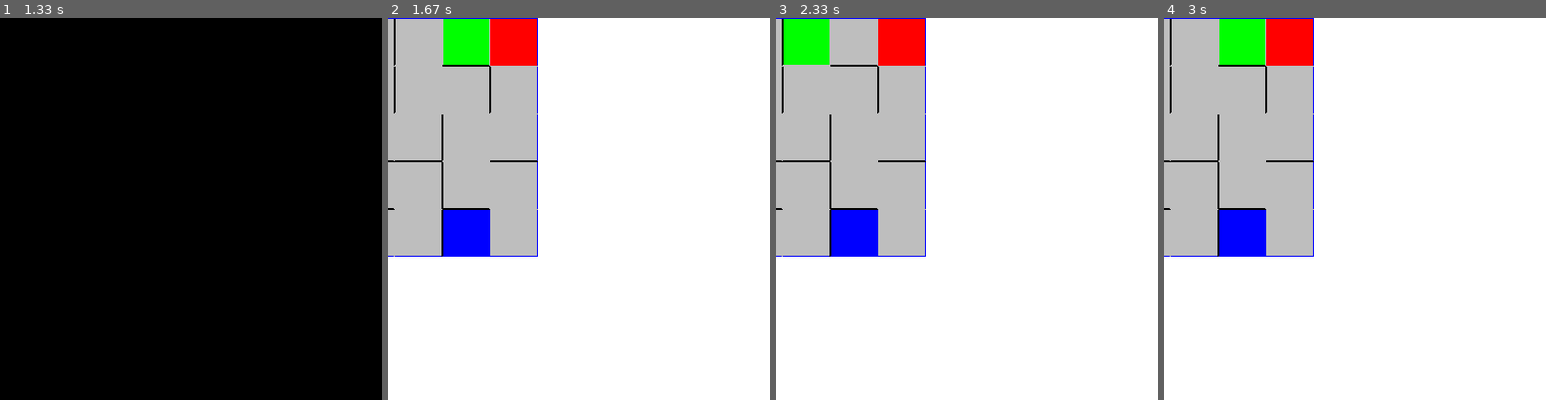
Above: before the commit, frames 1-4 (left to right).
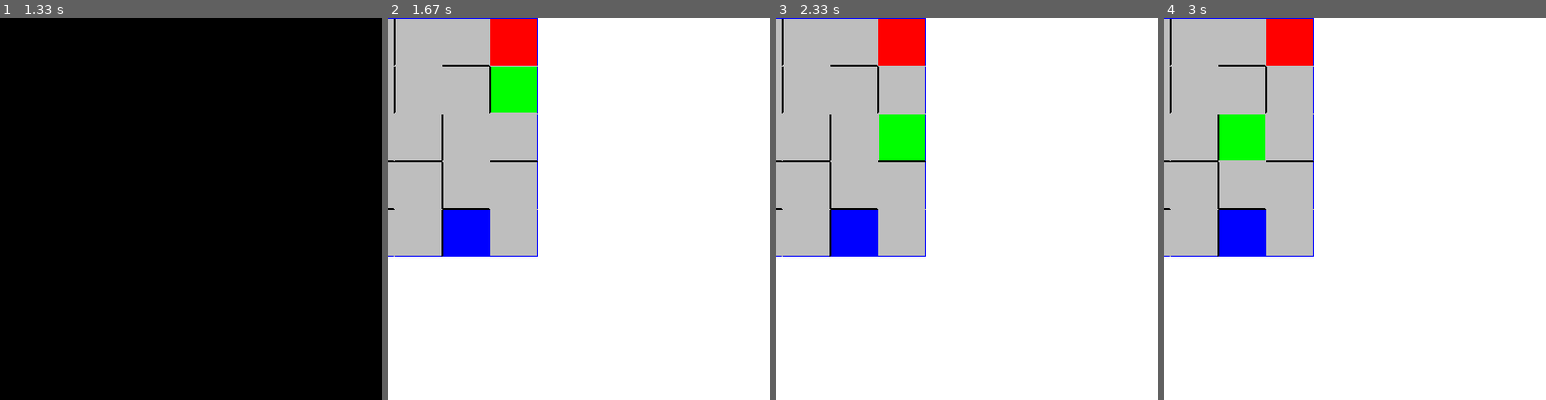
Above: after the commit, the same moments.

Repository: Rhapsody0128/python_AI_mazeGame
Game: pygame game, started from main.py
Two runs of this game, one before a commit and one after it. Both use one fixed random seed, a clock stepped at 60 frames per second and the inputs below.
Inputs:
- Up to frame 1 (1.33 s): no input
- Up to frame 2 (1.67 s): no input
- Up to frame 3 (2.33 s): no input
- Up to frame 4 (3 s): no input
The pictures show only the part of the screen within x 12-62%, y 0-50%; the shares and areas given below are measured in that part.

Frame 1 is identical in both runs. In frame 2, 2.9% of the frame differs, in the area x 14-39%, y 0-25%; in frame 3, 2.9%; in frame 4, 2.9%.

Commit message:
QlearningFin

Diff:
--- a/Qlearning.py
+++ b/Qlearning.py
@@ -1,64 +1,65 @@
 class Qnode():
-  def __init__(self,x,y):
-    self.point = [0,0,0,0]
-    self.position = [x,y]
-    self.Qvalue = 0
-  def getBestWay(self):
-    best = self.point[0]
-    bestWay = 0
-    for i in range(4):
-      if self.point[i] != None:
-        if self.point[i] > best:
-          best = self.point[i]
-          bestWay = i
-    return bestWay
+	def __init__(self,x,y):
+		self.Qvalue = [0,0,0,0]
+		self.position = [x,y]
 
-  def getQvalue(self):
-    value = 0
-    for num in self.point:
-      if num != None:
-        value += num
-    return self.Qvalue + value
+	def getBestWay(self):
+		best = self.Qvalue[0]
+		bestWay = 0
+		print(self.Qvalue)
+		for i in range(4):
+			if self.Qvalue[i] >= best:
+				best = self.Qvalue[i]
+				bestWay = i
+		return bestWay
 
-  def allExplored(self):
-    hasExplored = True
-    for num in self.point:
-      if num == 0:
-        hasExplored = False
-    return hasExplored
+	def allExplored(self):
+		hasExplored = True
+		for num in self.Qvalue:
+			if num == 0:
+				hasExplored = False
+		return hasExplored
 
-  def getNotExplore(self):
-    notExplore = []
-    for i in range(4):
-      if self.point[i] == 0:
-        notExplore.append(i)
-    return notExplore
+	def getNotExplore(self):
+		notExplore = []
+		for i in range(4):
+			if self.Qvalue[i] == 0:
+				notExplore.append(i)
+		return notExplore
+class Qtable ():
+	def __init__(self,size):
+		self.table = []
+		self.route = []
+		self.attenuationRate = 0.9
+		self.createQtable(size)
 
+	def record(self,qnode,direction):
+		self.route.insert(0,[qnode,direction])
 
-class Qtable ():
-  def __init__(self,size):
-    self.table = []
-    self.route = []
-    self.createQtable(size)
+	def settle(self,reward):
+		reward = reward
+		print('結算')
+		for qtable in self.route:
+			print(qtable[0].Qvalue[qtable[1]])
+			qtable[0].Qvalue[qtable[1]] = reward
+			reward *= self.attenuationRate
+		self.route = []
 
-  def record(self,qnode,direction,nextQnode):
-    qnode.point[direction] = nextQnode.getQvalue()*0.8
+	def getQnode(self,position):
+		return self.table[position[0]][position[1]]
 
-  def getQnode(self,position):
-    return self.table[position[0]][position[1]]
-
-  def createQtable(self,size):
-    for i in range(size):
-      row = []
-      for j in range(size):
-        qnode = Qnode(i,j)
-        if i == 0 :
-          qnode.point[0] = None
-        if j == 0 :
-          qnode.point[3] = None
-        if i == size-1:
-          qnode.point[2] = None
-        if j == size-1:
-          qnode.point[1] = None
-        row.append(qnode)
-      self.table.append(row)
+	def createQtable(self,size):
+		for i in range(size):
+			row = []
+			for j in range(size):
+				qnode = Qnode(i,j)
+				if i == 0 :
+					qnode.Qvalue[0] = -1
+				if j == 0 :
+					qnode.Qvalue[3] = -1
+				if i == size-1:
+					qnode.Qvalue[2] = -1
+				if j == size-1:
+					qnode.Qvalue[1] = -1
+				row.append(qnode)
+			self.table.append(row)
--- a/main.py
+++ b/main.py
@@ -5,12 +5,6 @@
 from pygame.locals import QUIT
 import random
 import tkinter as tk
-
-
-
-
-
-
 
 class MazeGame():
 	def __init__(self):
--- /dev/null
+++ b/test.py
@@ -0,0 +1,6 @@
+i = []
+i.insert(0,[3,'asd'])
+i.insert(0,['asd','asd'])
+i.insert(0,[1,True])
+i.insert(0,[4,'asd'])
+print(i)
--- a/walker.py
+++ b/walker.py
@@ -29,10 +29,13 @@
 
 			newNode = RouteNode(self.node,nextPosition)
 			self.node = newNode
+
 			self.action()
 			self.colorGrid(self.position,self.maze.getGrid(self.position).color)
+
 			self.position = self.getNextPosition()
 			self.colorGrid(self.position,'green')
+
 			self.step += 1
 			self.maze.getGrid(self.position).visit += 1
 			self.blocked = 0
@@ -188,7 +191,7 @@
 		self.Qtable = Qtable(self.maze.size)
 
 	def judgeCanWalk(self):
-		if self.maze.getGrid(self.position).wall[self.face] == 0 :
+		if self.maze.getGrid(self.position).wall[self.face] == 0:
 			print('可以走')
 			return True
 		else :
@@ -196,68 +199,77 @@
 			return False
 
 	def walk(self):
-		self.arrayDeadWay()
-		self.turn()
-		if self.judgeCanWalk() and self.judgeArrivedGoal()==False:
-			print(self.getQnode(self.position).Qvalue)
-			nextPosition = self.getNextPosition()
-			print(f"從{self.position}走到{nextPosition}")
-			print(self.getQnode(self.position).Qvalue)
-			# newNode = RouteNode(self.node,nextPosition)
-			# self.node = newNode
-			# self.action()
-
-			self.colorGrid(self.position,self.maze.getGrid(self.position).color)
-
-			self.position = self.getNextPosition()
-
-			self.colorGrid(self.position,'green')
-			self.step += 1
-			self.maze.getGrid(self.position).visit += 1
-			self.blocked = 0
-
-			self.Qtable.record(self.getQnode(self.position),self.face,self.getQnode(nextPosition))
-			print(self.getQnode(self.position).getQvalue())
-		else:
-			self.turn()
-
-	# def action(self):
-	# 	try:
-	# 		print(self.getQnode().point)
-	# 	except:
-	# 		print('出錯')
-
-	def getQnode(self,position):
-		return self.Qtable.getQnode(position)
-
-	def bestDirection(self):
-		return self.getQnode(self.position).getBestWay()
+			self.chooeseBestDirection()
+			if self.judgeCanWalk():
+				nextPosition = self.getNextPosition()
+				# print(f"從{self.position}走到{nextPosition}")
+				newNode = RouteNode(self.node,nextPosition)
+				self.node = newNode
+
+				self.action()
+				self.colorGrid(self.position,self.maze.getGrid(self.position).color)
+				self.position = self.getNextPosition()
+
+				self.colorGrid(self.position,'green')
+				self.step += 1
+				self.maze.getGrid(self.position).visit += 1
+
+				self.Qtable.getQnode(self.position).Qvalue[(self.face+2) % 4] -= (self.maze.getGrid(self.position).visit * 0.01)
+
+				self.blocked = 0
+				if self.judgeArrivedGoal():
+					self.end()
+					self.Qtable.settle(10)
+				else:
+					if self.judgeWalkInDeadWay():
+						print('死路')
+						self.Qtable.settle(-1)
+			else:
+				self.Qtable.getQnode(self.position).Qvalue[self.face] = -1
+
+	def action(self):
+		try:
+			self.Qtable.record(self.getQnode(),self.face)
+		except:
+			print('出錯')
+
+	def judgeWalkInDeadWay(self):
+		wallCount = 0
+		for wall in self.maze.getGrid(self.position).wall:
+			if wall != 0 :
+				wallCount += 1
+		if wallCount>2:
+			return True
+		else:
+			return False
+
+	def getQnode(self):
+		return self.Qtable.getQnode(self.position)
+
+	def chooeseBestDirection(self):
+		self.face = self.getQnode().getBestWay()
+		print('最好往'+str(self.face)+'走')
 
 	def allExplored(self):
-		return self.getQnode(self.position).allExplored()
+		return self.getQnode().allExplored()
 
 	def getNotExplore(self):
-		return self.getQnode(self.position).getNotExplore()
-
-	def arrayDeadWay(self):
-		print('走到死路')
-		wallCount = 0
-		for wall in self.maze.getGrid(self.position).wall :
-			if wall == 1 and wall == 2:
-				wallCount +=1
-		if wallCount>2:
-			self.getQnode(self.position).Qvalue = -100
+		return self.getQnode().getNotExplore()
 
 	def turn(self):
-		if self.allExplored() :
-			self.face = self.bestDirection()
-			print('此區探索完')
-			print('轉向'+str(self.face))
-		else:
-			self.face = self.getNotExplore()[random.randint(0,len(self.getNotExplore())-1)]
-			print('此區未探索完')
-			print('轉向'+str(self.face))
-
+		if self.blocked == 0 :
+			if random.random()>0.5:
+				self.clockwise = True
+		if self.clockwise == True :
+			self.face += 1
+			self.face = self.face % 4
+			self.blocked += 1
+			print('順時轉')
+		else:
+			self.face -= 1
+			self.face = abs(self.face % 4)
+			self.blocked += 1
+			print('逆時轉')
 
 
 
